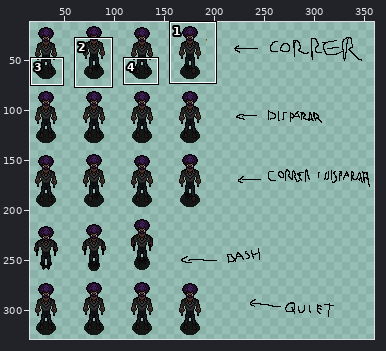
Sprite sheet -- TheOldLobo/Assets/Sprites/Personaje/negro de cara.png. Above: a wide view before the commit, with the close-up outlined.
Close-up. Before the edit:
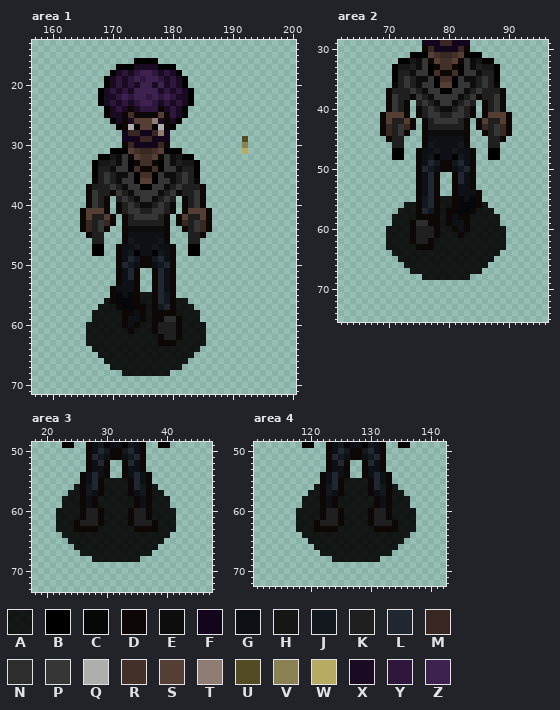
The file is 360x360 pixels. Colours within 5 levels of each other are drawn and written as one. Shown: area 1: x 157..200, y 13..71; area 2: x 62..96, y 29..75; area 3: x 18..47, y 49..73; area 4: x 111..142, y 49..72. The wide view leaves out empty margins. The commit also changed other parts of the picture, which this record leaves out.
Palette (. is transparent): A #000000df  B #000000  C #050709  D #0d0705  E #0d0d0d  F #13051b  G #0d1116  H #161616  J #13181f  K #1f1f1f  L #212731  M #382821  N #2d2d2d  P #363636  Q #aeaeae  R #433129  S #553f34  T #8f7d74  U #524b23  V #8b8253  W #b7ab64  X #1a0b23  Y #2e163d  Z #3d214e
After:
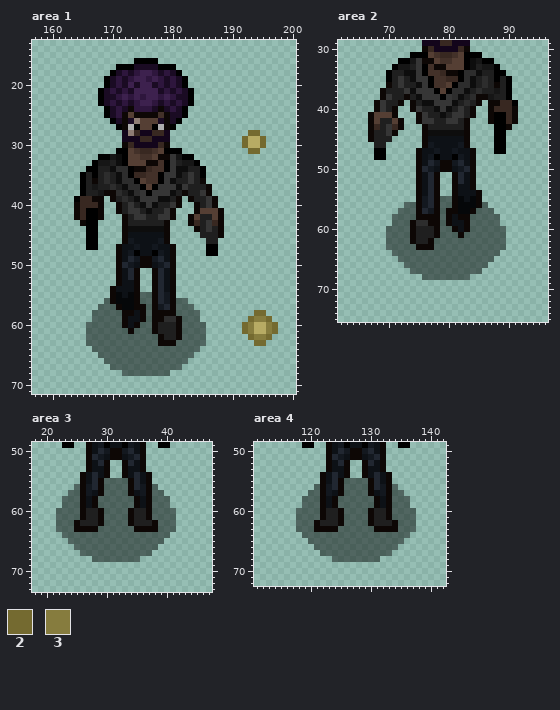
Colours new in this view: 2 #746a30  3 #867c3e
Edits made:
colour A: #000000df -> #00000076
Changed rows in their new state; - is a pixel that keeps its letter.
Area 1:
first column x 164:
19 -----------ZY-------------------
20 ---------Z----Y-----------------
22 -----------YZ-------------------
24 ----------Y--X------------------
25 -------Y-S----R-X---------------
26 ----------T--S------------------
28 ---------T----M--------------22-
29 ----------------------------2WW2
30 ----------------------------2WW2
31 ------.---------------------.22-
32 --------BS-----DP---------------
33 --------BSSSD-RBP---------------
34 --B----NN-D-M-RB--E-KB----------
35 -BK--N--NBMM-RBPPEKPKB----------
36 -BK--N--NN--RRB---KPKD----------
37 -BKH--N--NN-SB-PPEP--KD---------
38 -BKKHD-N--N-B-PPEKD-KPD---------
39 BMMDD.D-N----PEE-D.DKKPD--------
40 DMMMD.------PEK-PD..DKPD--------
41 DMBBD.------EKKP--..D-SSD-------
42 DMBBD..-----KKPPD..DSKKSD-------
43 --BB...----------..DMKPMD-------
44 -.BB..------------..DKPKD-------
45 --BB.--------------..KKKD-------
46 --BB.--------------..-KK--------
47 --B-.--------------..-BB--------
48 ---..--------------..-BB--------
first column x 192:
58 --22--
59 -2332-
60 23WW32
61 23WW32
62 -2332-
63 --22--
Area 2:
first column x 67:
32 --------PD-----SB--------
33 --------PBR-DSSSB--------
34 ---BK-E--BR-M-D-NN----B--
35 ---BKPKEPPBR-MMBN--N--KB-
36 ---DKPK---BRR--NN--N--KB-
37 --DK--PEPP-BS-NN--N--HKB-
38 --DPK-DKEPP-B-N--N-DHKKB-
39 -DPKKD.D-EEP----N-D.DDMMB
40 -DPKD..DP-KEP------.DMMMD
41 DSS-D..--PKKE------.DBBMD
42 DSKKSD..DPPKK-----..DBBMD
43 DMKPMD..----------...BB--
44 DKKPD..------------..BB.-
45 DKKK..--------------.BB--
46 -KK-..--------------.BB--
47 -BB-..--------------.-B--
48 -BB-..--------------..---
